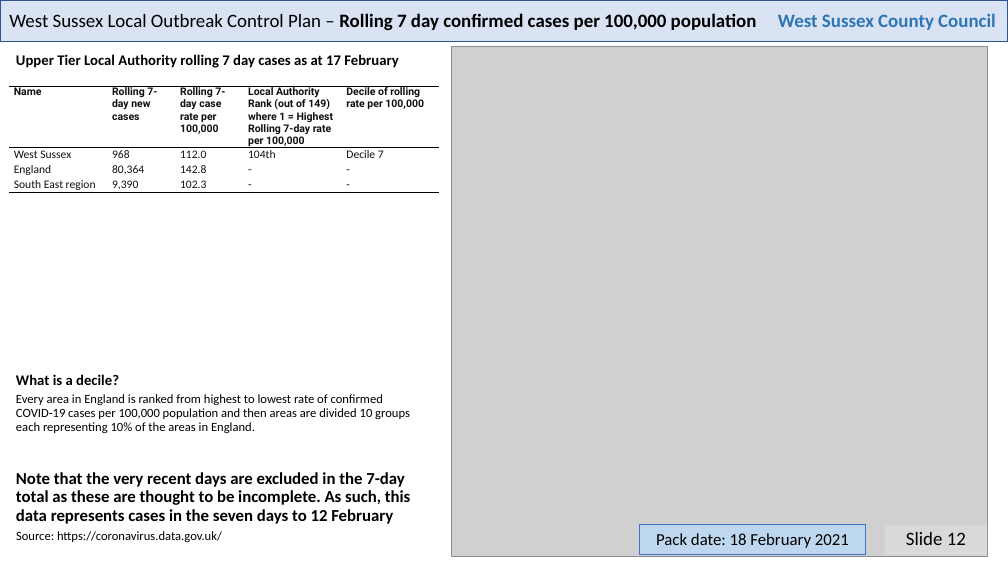
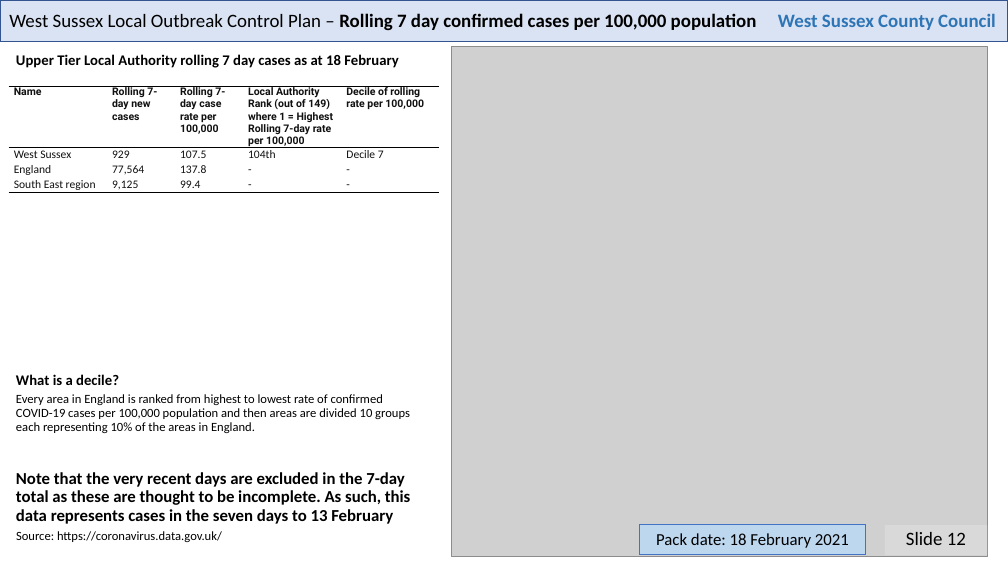
Before and after one commit to psychty/wsx_covid_datapack_public, a slide deck: slide 12 of Latest_West_Sussex_C19_slide_deck.pptx. Drawn at 1008x567 pixels with LibreOffice and Linux fonts; fonts in the diff are those of the drawing; grey boxes stand for pictures. Boxes give left, top, right and bottom in pixels: in the first picture for what was removed or moved away, otherwise in the second. Text is boxed around its words. In the diff, an @@ line names an element or a change of style, - is before the commit and + after.

```diff
--- a/Latest_West_Sussex_C19_slide_deck.pptx
+++ b/Latest_West_Sussex_C19_slide_deck.pptx
@@ text at box(16, 54, 398, 68): text changed @@
-Upper Tier Local Authority rolling 7 day cases as at 17 February
+Upper Tier Local Authority rolling 7 day cases as at 18 February
@@ table at box(8, 86, 439, 296) @@
-row 2, column 2: 968
+row 2, column 2: 929
-row 2, column 3: 112.0
+row 2, column 3: 107.5
-row 3, column 2: 80,364
+row 3, column 2: 77,564
-row 3, column 3: 142.8
+row 3, column 3: 137.8
-row 4, column 2: 9,390
+row 4, column 2: 9,125
-row 4, column 3: 102.3
+row 4, column 3: 99.4
@@ text at box(16, 472, 411, 524): text changed @@
-Note that the very recent days are excluded in the 7-day total as these are thought to be incomplete. As such, this data represents cases in the seven days to 12 February
+Note that the very recent days are excluded in the 7-day total as these are thought to be incomplete. As such, this data represents cases in the seven days to 13 February
```
Also in this commit, not shown: 3 other slides changed, 53 other files.
